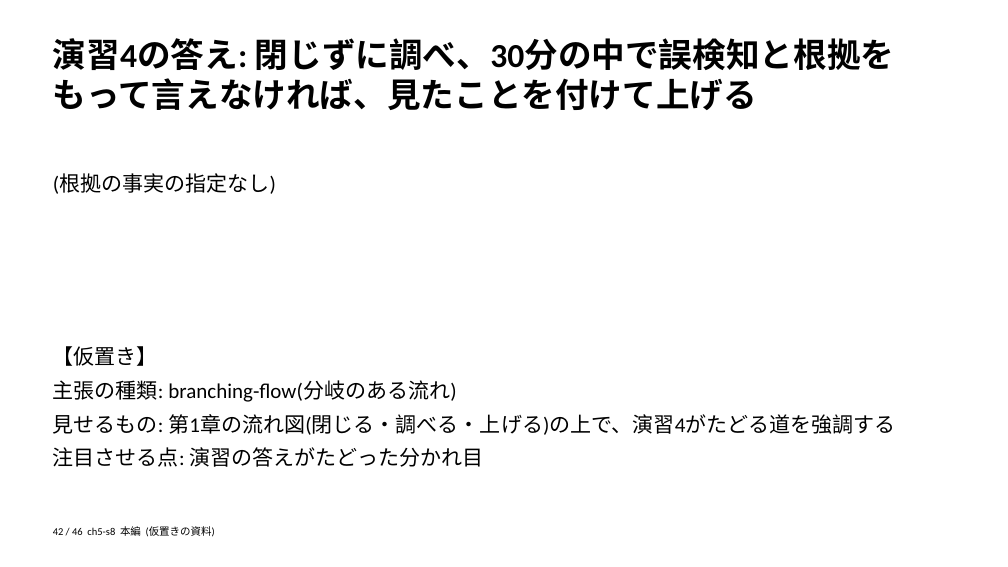
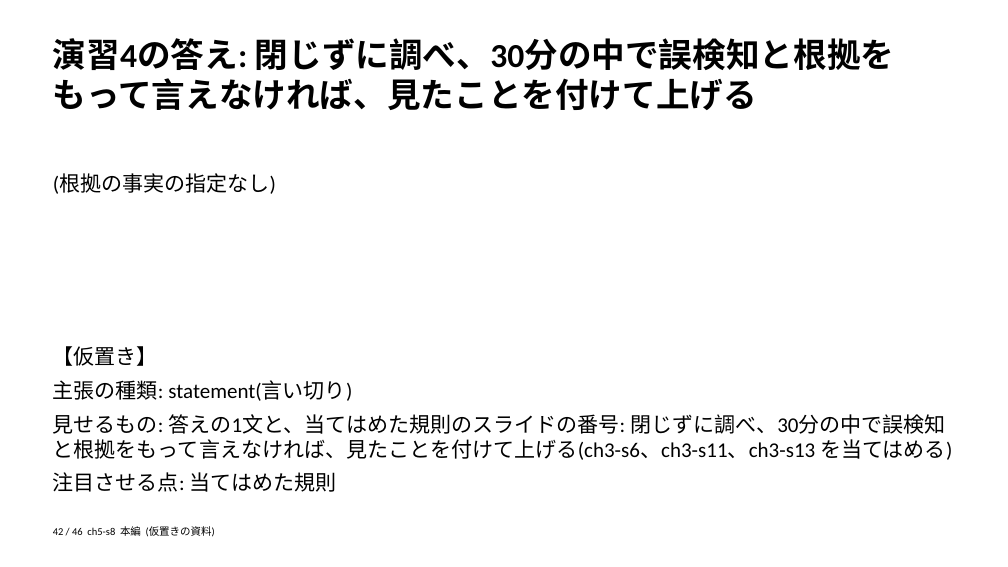
Before and after one commit to zyuuryuu/PPTX-Planner, a slide deck: slide 42 of trial/deck/preview/placeholder.pptx. Drawn at 1008x567 pixels with LibreOffice and Linux fonts; fonts in the diff are those of the drawing. Boxes give left, top, right and bottom in pixels: in the first picture for what was removed or moved away, otherwise in the second. Text is boxed around its words. In the diff, an @@ line names an element or a change of style, - is before the commit and + after.

```diff
--- a/trial/deck/preview/placeholder.pptx
+++ b/trial/deck/preview/placeholder.pptx
@@ text at (x1=53, y1=380, x2=952, y2=492): text changed @@
-主張の種類: branching-flow(分岐のある流れ)
-見せるもの: 第1章の流れ図(閉じる・調べる・上げる)の上で、演習4がたどる道を強調する
-注目させる点: 演習の答えがたどった分かれ目
+主張の種類: statement(言い切り)
+見せるもの: 答えの1文と、当てはめた規則のスライドの番号: 閉じずに調べ、30分の中で誤検知と根拠をもって言えなければ、見たことを付けて上げる(ch3-s6、ch3-s11、ch3-s13 を当てはめる)
+注目させる点: 当てはめた規則
```
Also in this commit, not shown: 28 other slides changed, 4 other files.
